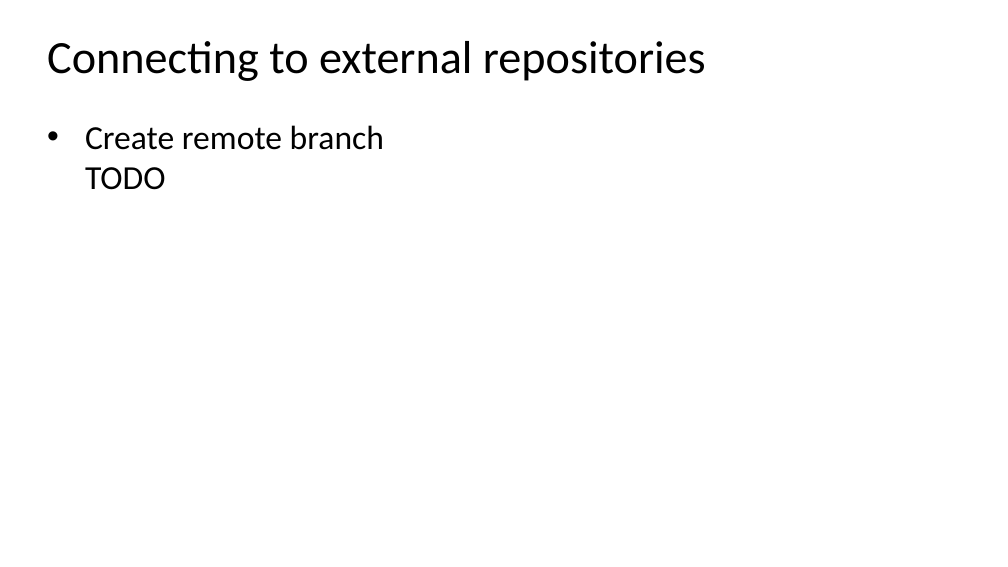
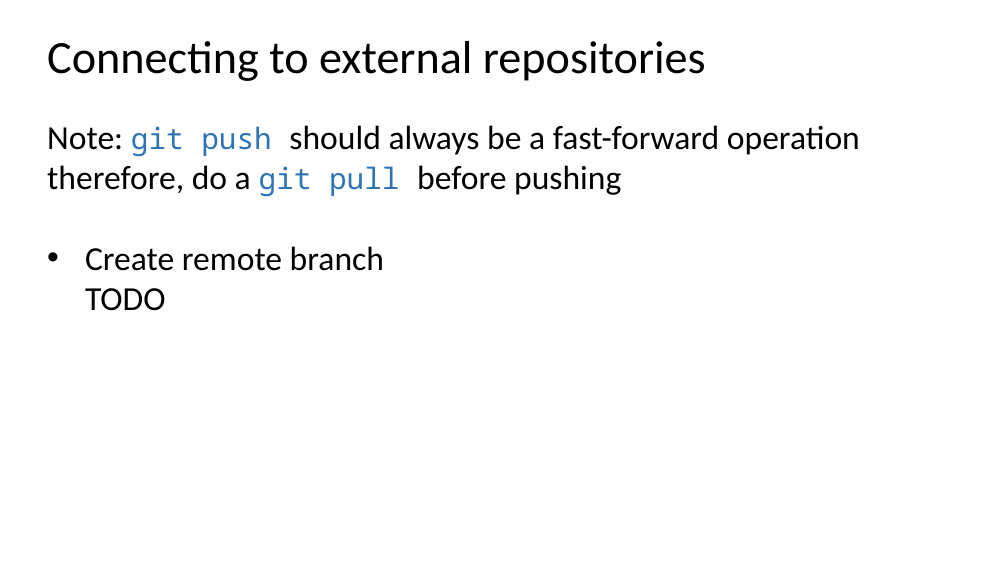
Before and after one commit to ogvolkov/git-101, a slide deck: slide 44 of git101.pptx (slide 31 before the commit). Drawn at 1008x567 pixels with LibreOffice and Linux fonts; fonts in the diff are those of the drawing. Boxes give left, top, right and bottom in pixels: in the first picture for what was removed or moved away, otherwise in the second. Text is boxed around its words. In the diff, an @@ line names an element or a change of style, - is before the commit and + after.

```diff
--- a/git101.pptx
+++ b/git101.pptx
@@ text at bbox=[47, 125, 860, 196]: paragraphs added @@
+Note: git push should always be a fast-forward operation
+therefore, do a git pull before pushing
```
Also in this commit, not shown: 4 other slides changed, 14 slides added.
